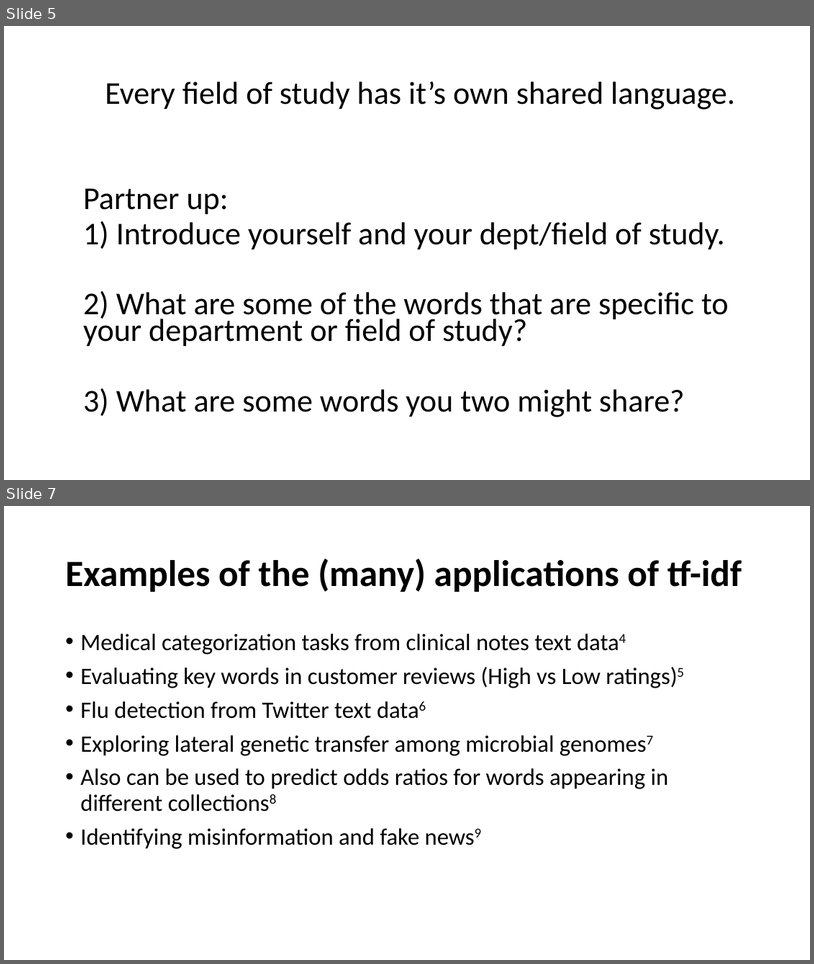
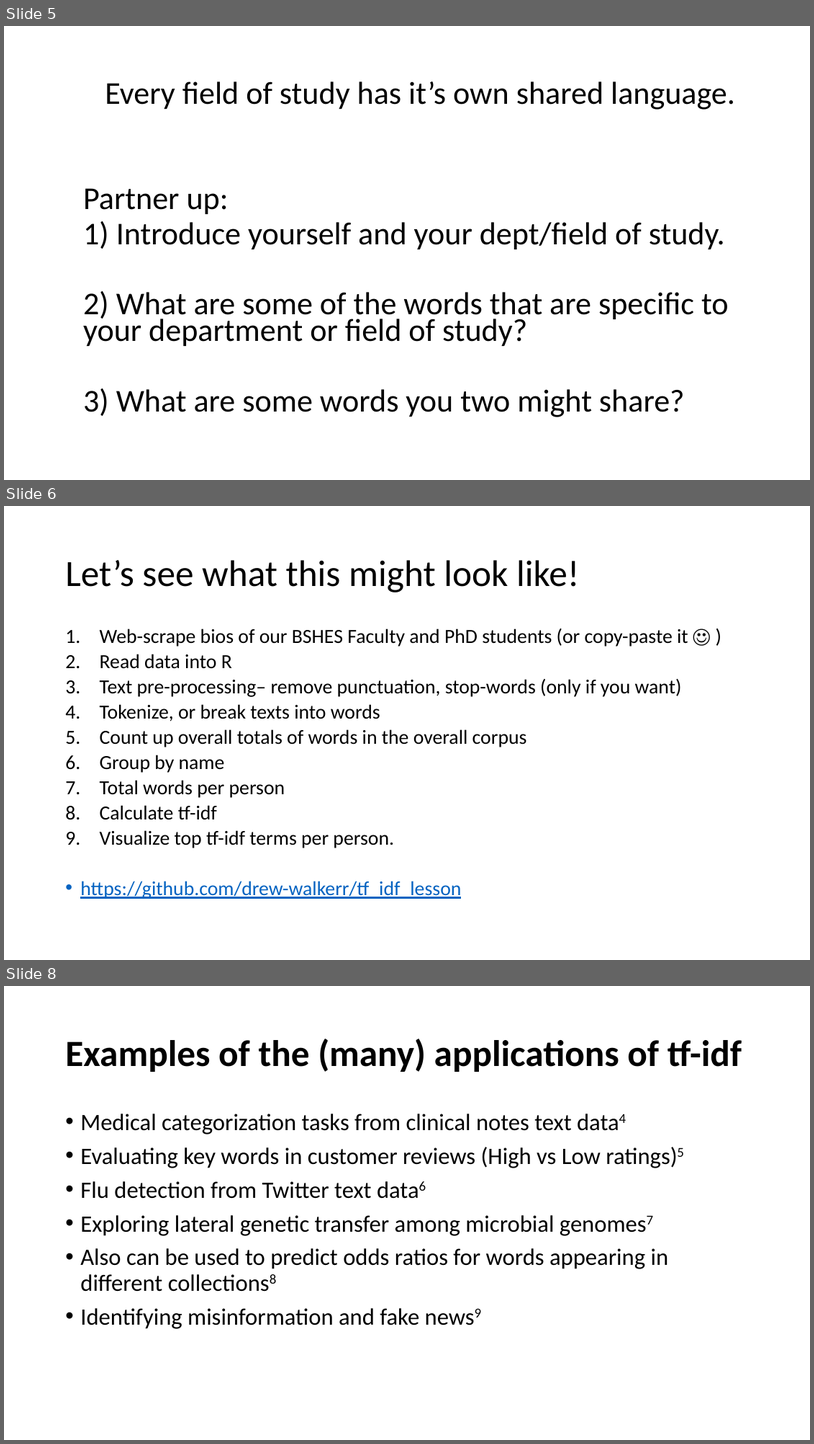
Before and after one commit to drew-walkerr/tf_idf_lesson, a slide deck: tf_idf teaching_in_pub_health.pptx. Shown one above the other, each under a label of ours: slides 5 and 7 before the commit, slides 5, 6 and 8 after it; the slides between them are not shown. The pictures are 814x964 and 814x1444 pixels, drawn with LibreOffice and Linux fonts; fonts in the diff are those of the drawing. Boxes give left, top, right and bottom in pixels: in the first picture for what was removed or moved away, otherwise in the second. Text is boxed around its words. In the diff, an @@ line names an element or a change of style, - is before the commit and + after.

Commit message:
added new ppt

```diff
--- a/tf_idf teaching_in_pub_health.pptx
+++ b/tf_idf teaching_in_pub_health.pptx
@@ slide 6 added at (4,506,810,960), background #FFFFFF @@
@@ title added at (65,560,579,592), 44 pt, text #000000 @@
+Let’s see what this might look like!
@@ text added at (80,628,689,898), 23.8 pt, text #000000 @@
+1. Web-scrape bios of our BSHES Faculty and PhD students (or copy-paste it ☺ )
+2. Read data into R
+3. Text pre-processing– remove punctuation, stop-words (only if you want)
+4. Tokenize, or break texts into words
+5. Count up overall totals of words in the overall corpus
+6. Group by name
+7. Total words per person
+8. Calculate tf-idf
+9. Visualize top tf-idf terms per person.
+• https://github.com/drew-walkerr/tf_idf_lesson
@@ what was slide 7 is now slide 8 @@
```
